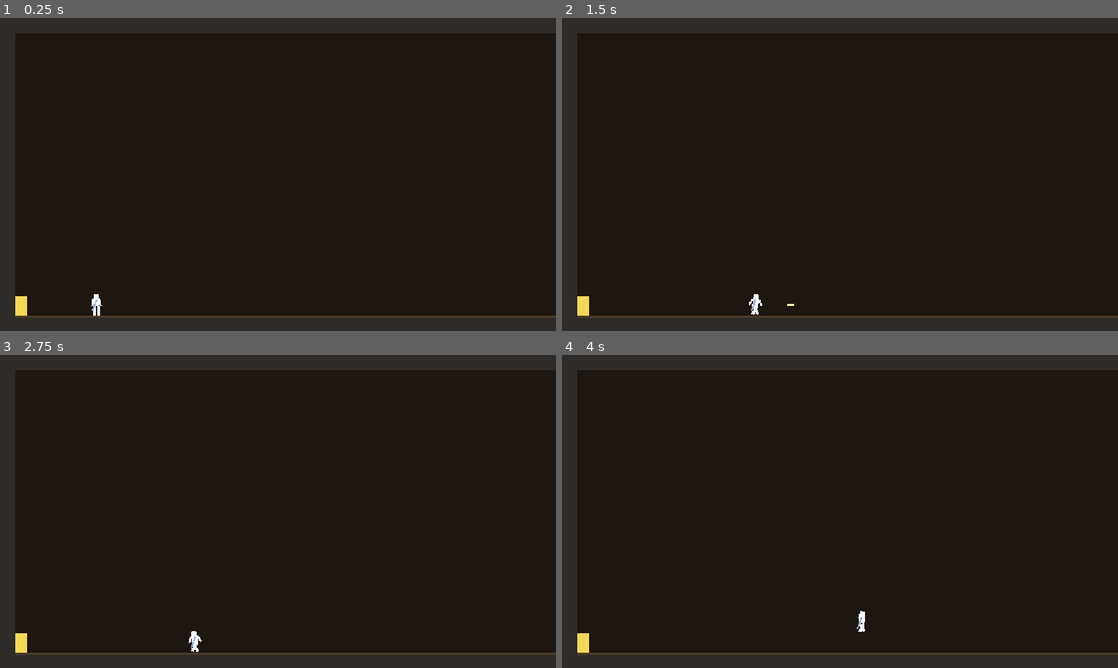
Above: before the commit, frames 1-4 (two rows, left to right).
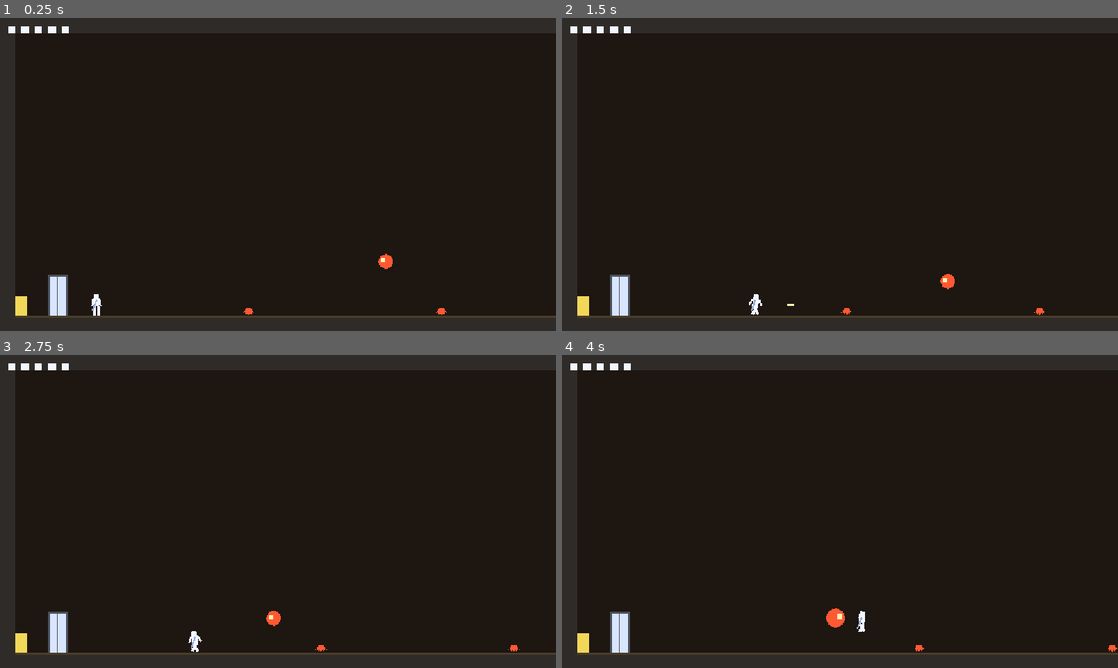
Above: after the commit, the same moments.

Repository: jeisenback/gooselamp-poc
Game: Godot game, scene res://scenes/TestRoom.tscn
Two runs of this game, one before a commit and one after it. Both use one fixed random seed, a clock stepped at 60 frames per second and the inputs below.
Inputs:
- Up to frame 1 (0.25 s): no input
- Up to frame 2 (1.5 s): hold Shift (grab) 0.53-1.28 s; hold D (move_right) from 0.53 s (still down); tap Space (jump) at 0.77 s; tap C (fire) at 1.35 s
- Up to frame 3 (2.75 s): tap Space (jump) at 1.52 s; tap Shift (grab) at 1.55 s; release D (move_right) at 2.03 s; hold A (move_left) from 2.03 s (still down); hold Shift (grab) from 2.03 s (still down)
- Up to frame 4 (4 s): release A (move_left) at 2.78 s; release Shift (grab) at 2.78 s; hold D (move_right) from 2.78 s (still down); tap X (swing) at 2.85 s; tap Space (jump) at 3.02, 3.77 s; tap Shift (grab) at 3.05 s; hold Shift (grab) from 3.53 s (still down)

The runs differ from the first frame. In frame 1, 0.8% of the frame differs, in the area x 1-81%, y 2-96%; in frame 2, 0.8%; in frame 3, 0.8%; in frame 4, 0.8%, in the area x 1-100%, y 2-96%.

Commit message:
Test room with enemies and an airlock; an arena for the Warden
Co-Authored-By: Claude Fable 5.1 <noreply@anthropic.com>
Claude-Session: https://claude.ai/code/session_012EQo3T3qMdBRqhJainQqiA

Diff:
--- /dev/null
+++ b/scenes/TestArena.tscn
@@ -0,0 +1,104 @@
+[gd_scene load_steps=14 format=3]
+
+[ext_resource type="Script" path="res://scripts/test_room.gd" id="1"]
+[ext_resource type="PackedScene" path="res://scenes/Compartment.tscn" id="2"]
+[ext_resource type="PackedScene" path="res://scenes/Switch.tscn" id="3"]
+[ext_resource type="PackedScene" path="res://scenes/Player.tscn" id="5"]
+[ext_resource type="PackedScene" path="res://scenes/Checkpoint.tscn" id="6"]
+[ext_resource type="PackedScene" path="res://scenes/Spawner.tscn" id="7"]
+[ext_resource type="PackedScene" path="res://scenes/Warden.tscn" id="8"]
+[ext_resource type="PackedScene" path="res://scenes/HUD.tscn" id="12"]
+[ext_resource type="Script" path="res://scripts/respawner.gd" id="13"]
+
+[sub_resource type="RectangleShape2D" id="Ceiling"]
+size = Vector2(1600, 32)
+
+[sub_resource type="RectangleShape2D" id="Wall"]
+size = Vector2(32, 800)
+
+[sub_resource type="RectangleShape2D" id="Bounds"]
+resource_local_to_scene = true
+size = Vector2(1600, 800)
+
+[node name="TestArena" type="Node2D"]
+script = ExtResource("1")
+
+[node name="Hull" type="StaticBody2D" parent="."]
+collision_layer = 1
+collision_mask = 0
+
+[node name="Ceiling" type="CollisionShape2D" parent="Hull"]
+position = Vector2(800, 16)
+shape = SubResource("Ceiling")
+
+[node name="Floor" type="CollisionShape2D" parent="Hull"]
+position = Vector2(800, 784)
+shape = SubResource("Ceiling")
+
+[node name="LeftWall" type="CollisionShape2D" parent="Hull"]
+position = Vector2(16, 400)
+shape = SubResource("Wall")
+
+[node name="RightWall" type="CollisionShape2D" parent="Hull"]
+position = Vector2(1584, 400)
+shape = SubResource("Wall")
+
+[node name="CeilingArt" type="Polygon2D" parent="Hull"]
+color = Color(0.1, 0.11, 0.13, 1)
+polygon = PackedVector2Array(0, 0, 1600, 0, 1600, 32, 0, 32)
+
+[node name="FloorArt" type="Polygon2D" parent="Hull"]
+color = Color(0.1, 0.11, 0.13, 1)
+polygon = PackedVector2Array(0, 768, 1600, 768, 1600, 800, 0, 800)
+
+[node name="PlateArt" type="Polygon2D" parent="Hull"]
+color = Color(0.22, 0.19, 0.14, 1)
+polygon = PackedVector2Array(32, 768, 1568, 768, 1568, 774, 32, 774)
+
+[node name="LeftWallArt" type="Polygon2D" parent="Hull"]
+color = Color(0.1, 0.11, 0.13, 1)
+polygon = PackedVector2Array(0, 0, 32, 0, 32, 800, 0, 800)
+
+[node name="RightWallArt" type="Polygon2D" parent="Hull"]
+color = Color(0.1, 0.11, 0.13, 1)
+polygon = PackedVector2Array(1568, 0, 1600, 0, 1600, 800, 1568, 800)
+
+[node name="Arena" parent="." instance=ExtResource("2")]
+position = Vector2(800, 400)
+room_name = "Arena"
+
+[node name="Bounds" parent="Arena" index="0"]
+shape = SubResource("Bounds")
+
+[node name="Tint" type="Polygon2D" parent="Arena"]
+color = Color(1, 0.72, 0.4, 0.1)
+polygon = PackedVector2Array(-800, -400, 800, -400, 800, 400, -800, 400)
+
+[node name="RingSwitch" parent="." instance=ExtResource("3")]
+position = Vector2(44, 748)
+switch_name = "ring"
+
+[node name="Airlock" parent="." instance=ExtResource("6")]
+position = Vector2(110, 728)
+room_name = "Arena"
+
+[node name="WardenSpawner" parent="." instance=ExtResource("7")]
+position = Vector2(800, 488)
+scene = ExtResource("8")
+
+[node name="Player" parent="." instance=ExtResource("5")]
+position = Vector2(200, 746)
+
+[node name="Camera2D" type="Camera2D" parent="."]
+position = Vector2(200, 746)
+limit_left = 0
+limit_top = 0
+limit_right = 1600
+limit_bottom = 800
+drag_horizontal_enabled = true
+drag_vertical_enabled = true
+
+[node name="HUD" parent="." instance=ExtResource("12")]
+
+[node name="Respawner" type="Node" parent="."]
+script = ExtResource("13")
--- a/scenes/TestRoom.tscn
+++ b/scenes/TestRoom.tscn
@@ -1,10 +1,18 @@
-[gd_scene load_steps=14 format=3]
+[gd_scene load_steps=19 format=3]
 
 [ext_resource type="Script" path="res://scripts/test_room.gd" id="1"]
 [ext_resource type="PackedScene" path="res://scenes/Compartment.tscn" id="2"]
 [ext_resource type="PackedScene" path="res://scenes/Switch.tscn" id="3"]
 [ext_resource type="PackedScene" path="res://scenes/Vent.tscn" id="4"]
 [ext_resource type="PackedScene" path="res://scenes/Player.tscn" id="5"]
+[ext_resource type="PackedScene" path="res://scenes/Checkpoint.tscn" id="6"]
+[ext_resource type="PackedScene" path="res://scenes/Spawner.tscn" id="7"]
+[ext_resource type="PackedScene" path="res://scenes/Mite.tscn" id="8"]
+[ext_resource type="PackedScene" path="res://scenes/Drone.tscn" id="9"]
+[ext_resource type="PackedScene" path="res://scenes/Clinger.tscn" id="10"]
+[ext_resource type="PackedScene" path="res://scenes/Hazard.tscn" id="11"]
+[ext_resource type="PackedScene" path="res://scenes/HUD.tscn" id="12"]
+[ext_resource type="Script" path="res://scripts/respawner.gd" id="13"]
 
 [sub_resource type="RectangleShape2D" id="Ceiling"]
 size = Vector2(2400, 32)
@@ -126,8 +134,36 @@
 [node name="Streaks" parent="Vent" index="1"]
 emission_rect_extents = Vector2(600, 324)
 
+[node name="Airlock" parent="." instance=ExtResource("6")]
+position = Vector2(120, 576)
+room_name = "Test Left"
+
+[node name="MiteSpawner1" parent="." instance=ExtResource("7")]
+position = Vector2(500, 608)
+scene = ExtResource("8")
+
+[node name="MiteSpawner2" parent="." instance=ExtResource("7")]
+position = Vector2(900, 608)
+scene = ExtResource("8")
+
+[node name="DroneSpawner" parent="." instance=ExtResource("7")]
+position = Vector2(800, 400)
+scene = ExtResource("9")
+
+[node name="ClingerSpawner" parent="." instance=ExtResource("7")]
+position = Vector2(1800, 184)
+scene = ExtResource("10")
+
+[node name="SeamHazard" parent="." instance=ExtResource("11")]
+position = Vector2(1200, 606)
+
 [node name="Player" parent="." instance=ExtResource("5")]
 position = Vector2(200, 594)
+
+[node name="HUD" parent="." instance=ExtResource("12")]
+
+[node name="Respawner" type="Node" parent="."]
+script = ExtResource("13")
 
 [node name="Camera2D" type="Camera2D" parent="."]
 position = Vector2(200, 594)
--- /dev/null
+++ b/scripts/launch_options.gd
@@ -0,0 +1,28 @@
+extends RefCounted
+class_name LaunchOptions
+
+## Options given at launch, for testing and UAT: web URL
+## parameters (?seed=1234&debug) or, running Godot directly, user args
+## after "--" (godot -- --seed=1234 --debug).
+
+## Whether the option was given, with or without a value.
+static func has(option: String) -> bool:
+	if OS.has_feature("web"):
+		return bool(JavaScriptBridge.eval("new URLSearchParams(window.location.search).has('%s')" % option))
+	for arg in OS.get_cmdline_user_args():
+		if arg == "--" + option or arg.begins_with("--%s=" % option):
+			return true
+	return false
+
+## The option's value, or "" if it wasn't given one.
+static func value(option: String) -> String:
+	if OS.has_feature("web"):
+		var found = JavaScriptBridge.eval("new URLSearchParams(window.location.search).get('%s')" % option)
+		return "" if found == null else str(found)
+	for arg in OS.get_cmdline_user_args():
+		if arg.begins_with("--%s=" % option):
+			return arg.get_slice("=", 1)
+	return ""
+
+static func debug_enabled() -> bool:
+	return has("debug")
--- a/scripts/test_room.gd
+++ b/scripts/test_room.gd
@@ -1,9 +1,11 @@
 class_name TestRoom extends Node2D
 
-## The playable test room: two compartments and a seam. Left has live plates
-## and a floor, right has dead plates and a pillar. Tints each compartment by
-## whether it has gravity and keeps the camera on the player without rotating.
+## A playable test scene: compartments, a player, a camera that never
+## rotates, the HUD and the death flow. Tints each compartment by whether it
+## has gravity. The main scene is the test room; `--arena` (or `?arena` on
+## the web) opens the Warden's arena instead.
 
+const ARENA := "res://scenes/TestArena.tscn"
 const TINT_GRAVITY := Color(1.0, 0.72, 0.4, 0.10)   # warm
 const TINT_ZERO_G := Color(0.4, 0.7, 1.0, 0.12)     # cool
 
@@ -11,11 +13,27 @@
 @onready var camera: Camera2D = $Camera2D
 
 func _ready() -> void:
+	if LaunchOptions.has("arena") and scene_file_path != ARENA:
+		get_tree().change_scene_to_file.call_deferred(ARENA)
+		return
 	camera.global_position = player.global_position
 	camera.reset_smoothing()
+	var hud := get_node_or_null("HUD") as Hud
+	if hud != null:
+		hud.bind(player)
+	var respawner := get_node_or_null("Respawner") as Respawner
+	if respawner != null:
+		respawner.bind(player, _checkpoint_named)
+
+func _checkpoint_named(room_name: String) -> Checkpoint:
+	for c in get_tree().get_nodes_in_group(Groups.CHECKPOINT):
+		if c.room_name == room_name:
+			return c
+	return null
 
 func _process(_delta: float) -> void:
 	camera.global_position = player.global_position
-	for compartment in [$Left, $Right]:
-		var tint: Polygon2D = compartment.get_node("Tint")
-		tint.color = TINT_GRAVITY if compartment.has_gravity() else TINT_ZERO_G
+	for compartment in find_children("*", "Compartment", false, false):
+		var tint := compartment.get_node_or_null("Tint") as Polygon2D
+		if tint != null:
+			tint.color = TINT_GRAVITY if compartment.has_gravity() else TINT_ZERO_G
--- a/tests/test_scene.gd
+++ b/tests/test_scene.gd
@@ -9,3 +9,17 @@
 	WorldState.set_ring(false)
 	await physics_frames(60)
 	assert_true(room.player.in_zero_g(), "the ring switch reaches the player")
+
+func test_the_test_room_has_enemies_an_airlock_and_a_hud() -> void:
+	var room = add(load("res://scenes/TestRoom.tscn").instantiate())
+	await physics_frames(5)
+	assert_eq(tree.get_nodes_in_group(Groups.SPAWNER).size(), 4, "four spawners")
+	assert_eq(tree.get_nodes_in_group(Groups.ENEMY).size(), 4, "four enemies alive")
+	assert_eq(tree.get_nodes_in_group(Groups.CHECKPOINT).size(), 1, "one airlock")
+	assert_true(room.get_node("HUD") is Hud, "hud")
+
+func test_the_arena_runs_and_the_warden_is_there() -> void:
+	var arena = add(load("res://scenes/TestArena.tscn").instantiate())
+	await physics_frames(60)
+	assert_true(tree.get_nodes_in_group(Groups.ENEMY).any(func(e): return e is Warden), "the Warden")
+	assert_true(arena.get_node("RingSwitch") is Switch, "the switch is in the room")
Not shown, added: scripts/launch_options.gd.uid
Not shown, changed: README.md
Not shown, changed: ROADMAP.md
